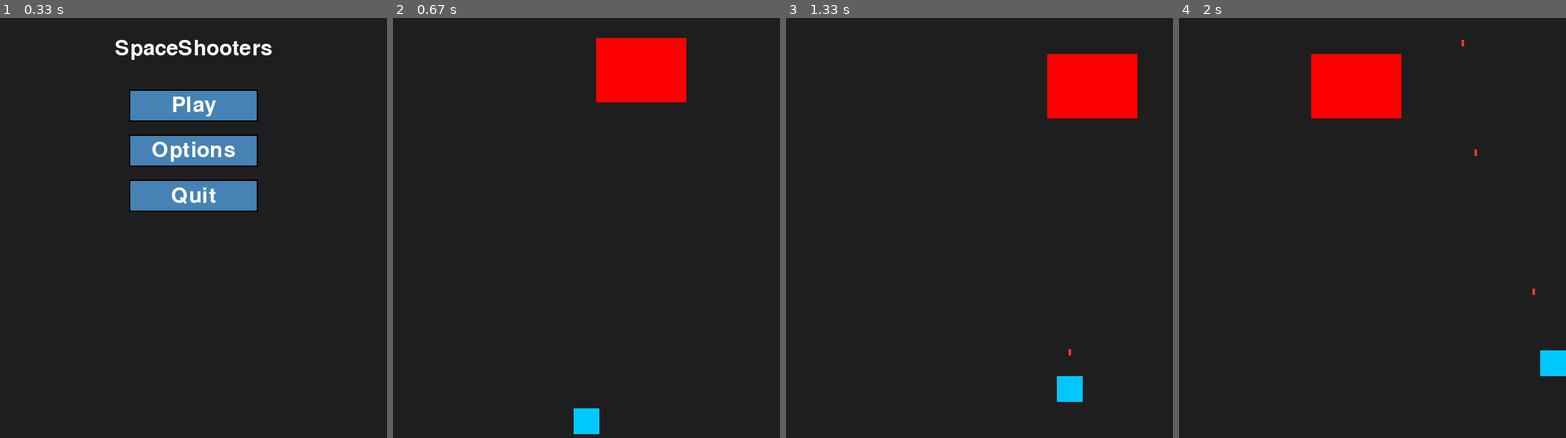
Above: before the commit, frames 1-4 (left to right).
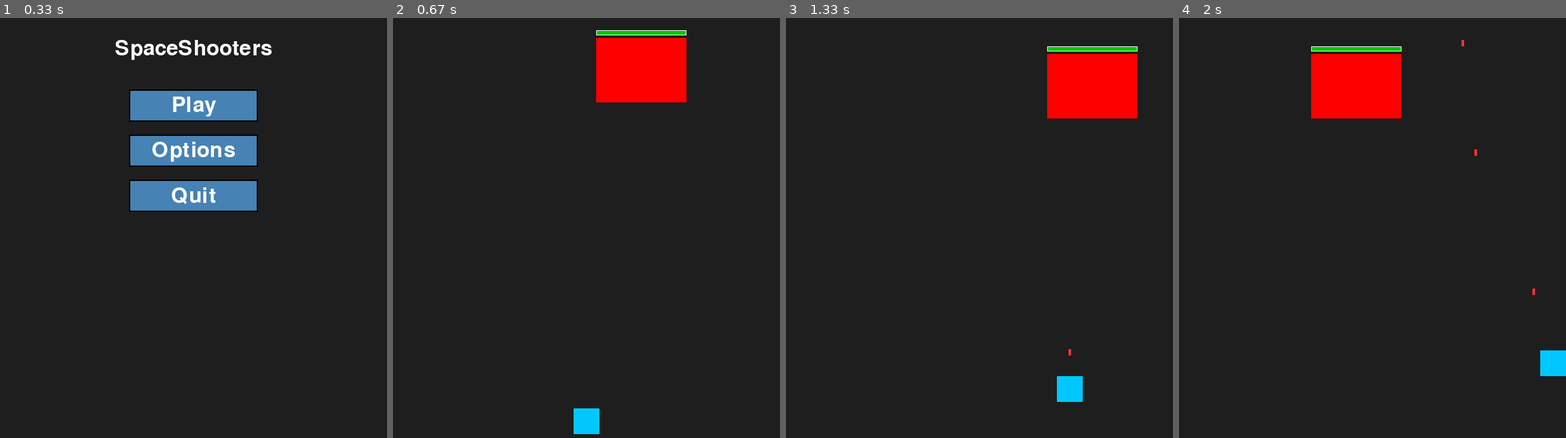
Above: after the commit, the same moments.

Repository: linusangelo09-spec/Pygame
Game: pygame game, started from vetikke.py
The game is run twice, just before and just after one commit, with the same random seed, the same clock (stepped at 60 frames per second) and the same inputs.
Inputs (mouse positions are in pixels of both pictures, inside the frame that each line leads up to):
- Up to frame 1 (0.33 s): no input
- Up to frame 2 (0.67 s): click "Play" at 0.38 s
- Up to frame 3 (1.33 s): hold Right 0.67-1.13 s; move the mouse to (964, 291) at 0.7 s; hold Up from 1.17 s (still down); tap Space at 1.23 s
- Up to frame 4 (2 s): release Up at 1.47 s; hold Right 1.5-1.97 s; tap Space at 1.57, 1.87 s

Frame 1 is identical in both runs. In frame 2, 0.3% of the frame differs, in the area x 52-76%, y 2-5%; in frame 3, 0.3%; in frame 4, 0.3%.

Commit message:
Added health bar to boss.
Co-authored-by: Copilot <copilot@github.com>

Diff:
--- a/vetikke.py
+++ b/vetikke.py
@@ -93,6 +93,7 @@
 bosses_height = 100
 boss_speed = 5
 boss_health = 67
+boss_maxhealth = 67
 bosses = []
 boss_drop = 25
 
@@ -105,6 +106,19 @@
 y_spacing = 40
 x_padding = (Width - ((cols - 1) * x_spacing + enemies_width)) // 2
 y_padding = 40
+
+
+def draw_boss_health_bar(boss, surface):
+    hp = boss[2]
+    ratio = max(0.0, min(hp / boss_maxhealth, 1.0))
+    bar_width = bosses_width
+    bar_height = 8
+    bar_x = boss[0]
+    bar_y = boss[1] - 12
+
+    pygame.draw.rect(surface, (120, 0, 0), (bar_x, bar_y, bar_width, bar_height))
+    pygame.draw.rect(surface, (0, 200, 0), (bar_x, bar_y, bar_width * ratio, bar_height))
+    pygame.draw.rect(surface, (255, 255, 255), (bar_x, bar_y, bar_width, bar_height), 1)
 
 def spawnEnemy():
     global enemies_speed
@@ -384,6 +398,7 @@
                 pygame.draw.rect(screen, (255, 0, 0), (special_enemy[0], special_enemy[1], special_enemies_width, special_enemies_height))
             for boss in bosses:
                 pygame.draw.rect(screen, (255, 0, 0), (boss[0], boss[1], bosses_width, bosses_height))
+                draw_boss_health_bar(boss, screen)
 
             pygame.draw.rect(screen, (0, 200, 255), (player_x, player_y, player_size, player_size))
 
